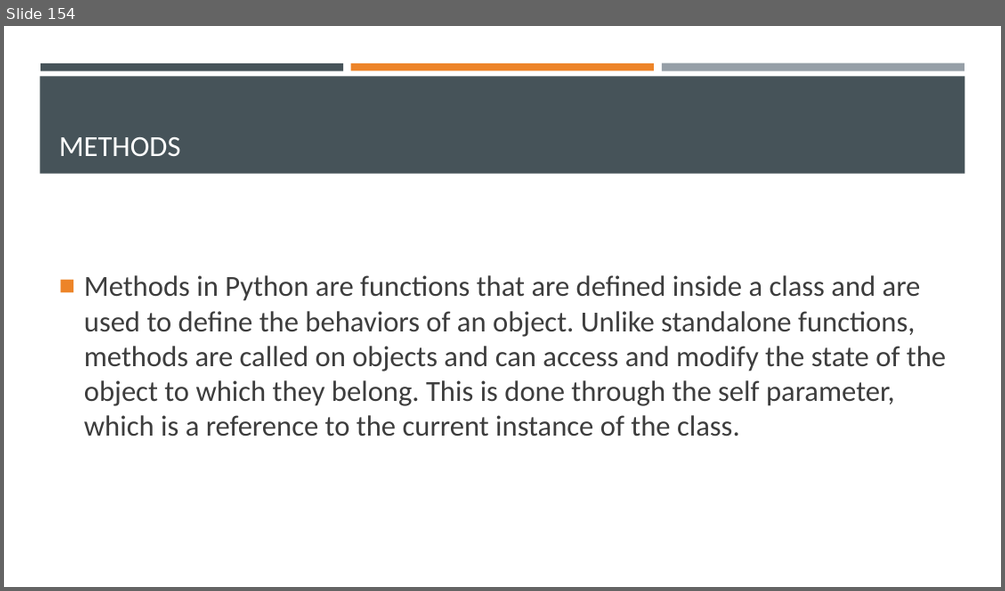
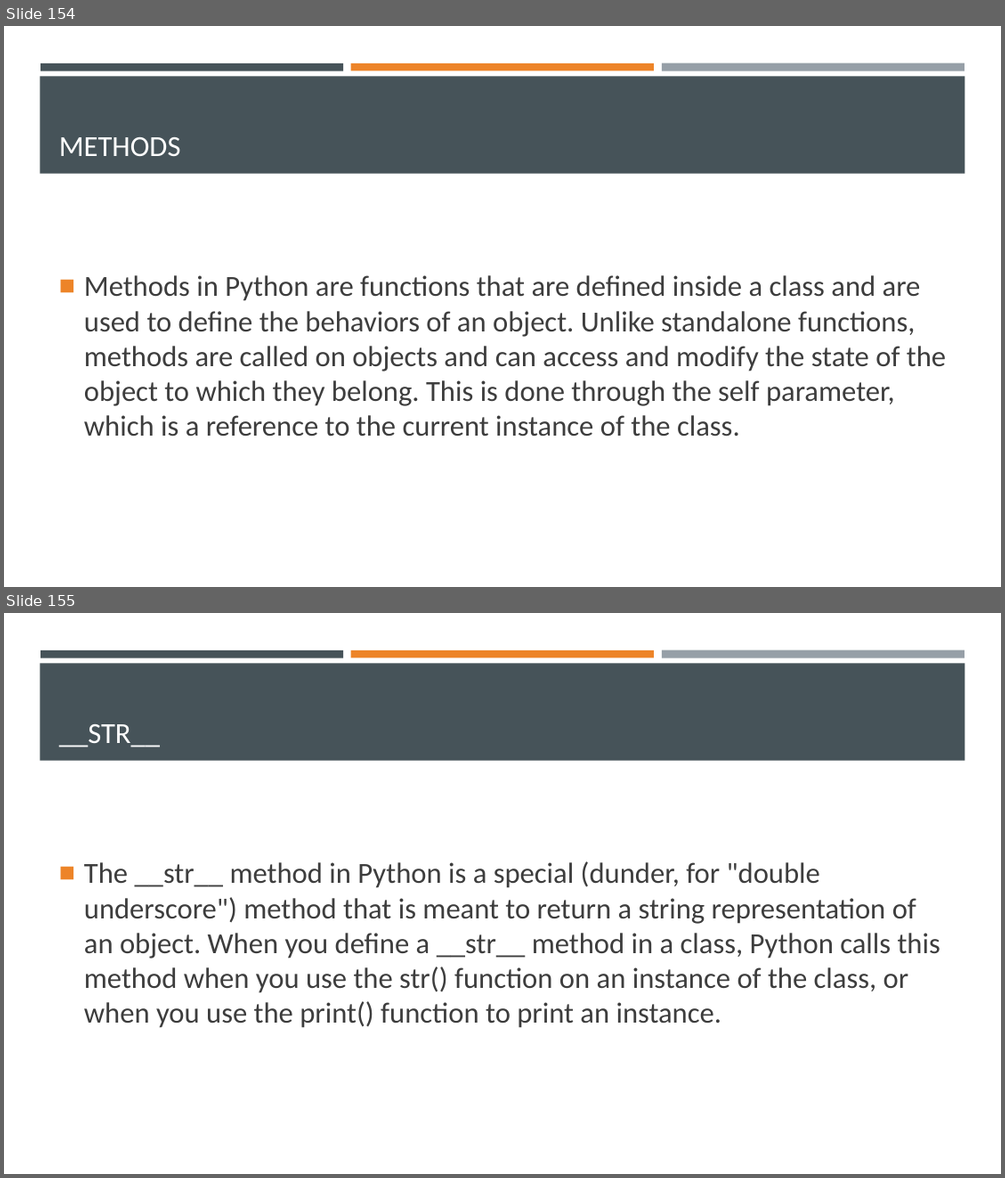
Before and after one commit to Ghost0396/iot, a slide deck: python/Python 3.pptx. Shown one above the other, each under a label of ours: slide 154 before the commit, slides 154 and 155 after it. The pictures are 1005x591 and 1005x1178 pixels, drawn with LibreOffice and Linux fonts; fonts in the diff are those of the drawing. Boxes give left, top, right and bottom in pixels: in the first picture for what was removed or moved away, otherwise in the second. Text is boxed around its words. In the diff, an @@ line names an element or a change of style, - is before the commit and + after.

```diff
--- a/python/Python 3.pptx
+++ b/python/Python 3.pptx
@@ slide 155 added at [4,613,1001,1174], background #FFFFFF; not listed: 4 template elements that a slide beside it also shows @@
@@ title added at [59,724,160,747], 28 pt, text #FFFFFF @@
+__STR__
@@ text added at [84,861,940,1028], 28 pt, text #3D3D3D @@
+■ The __str__ method in Python is a special (dunder, for "double underscore") method that is meant to return a string representation of an object. When you define a __str__ method in a class, Python calls this method when you use the str() function on an instance of the class, or when you use the print() function to print an instance.
```
Also in this commit, not shown: 3 other slides added, 1 slide removed, 3 other files.
